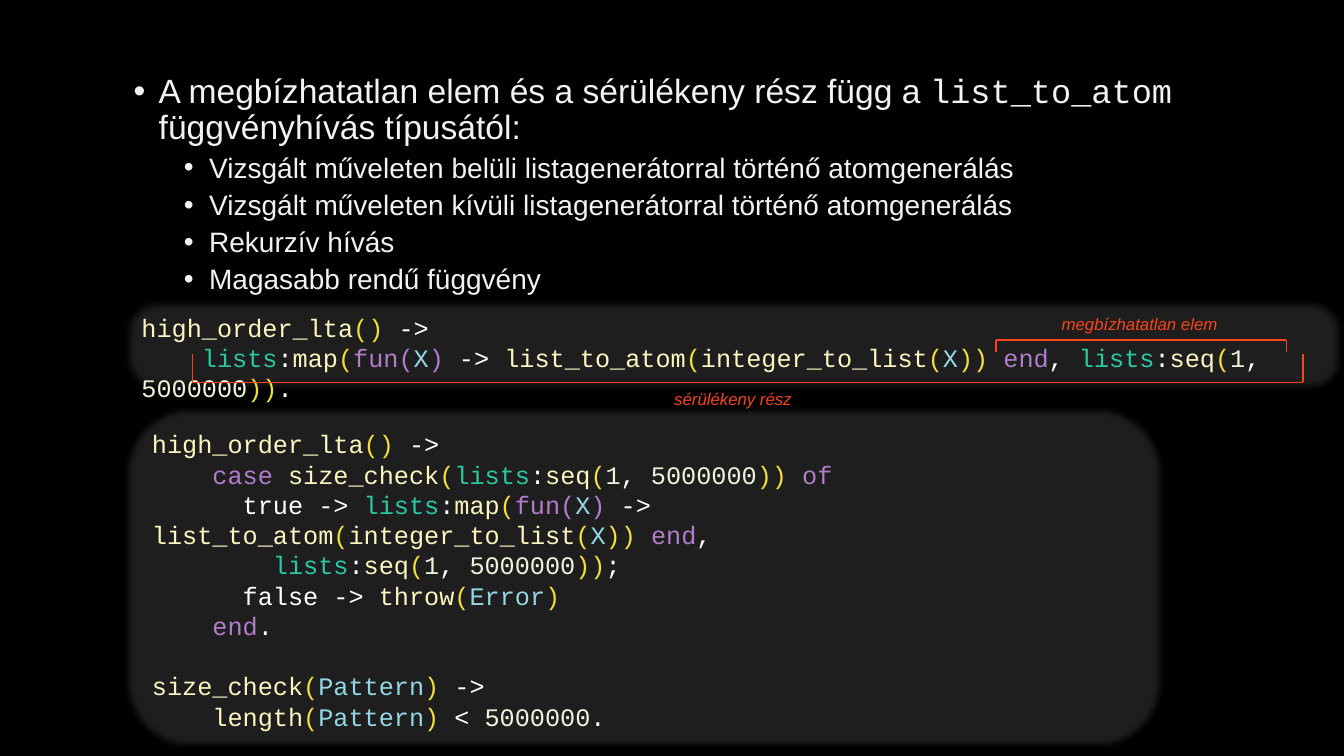
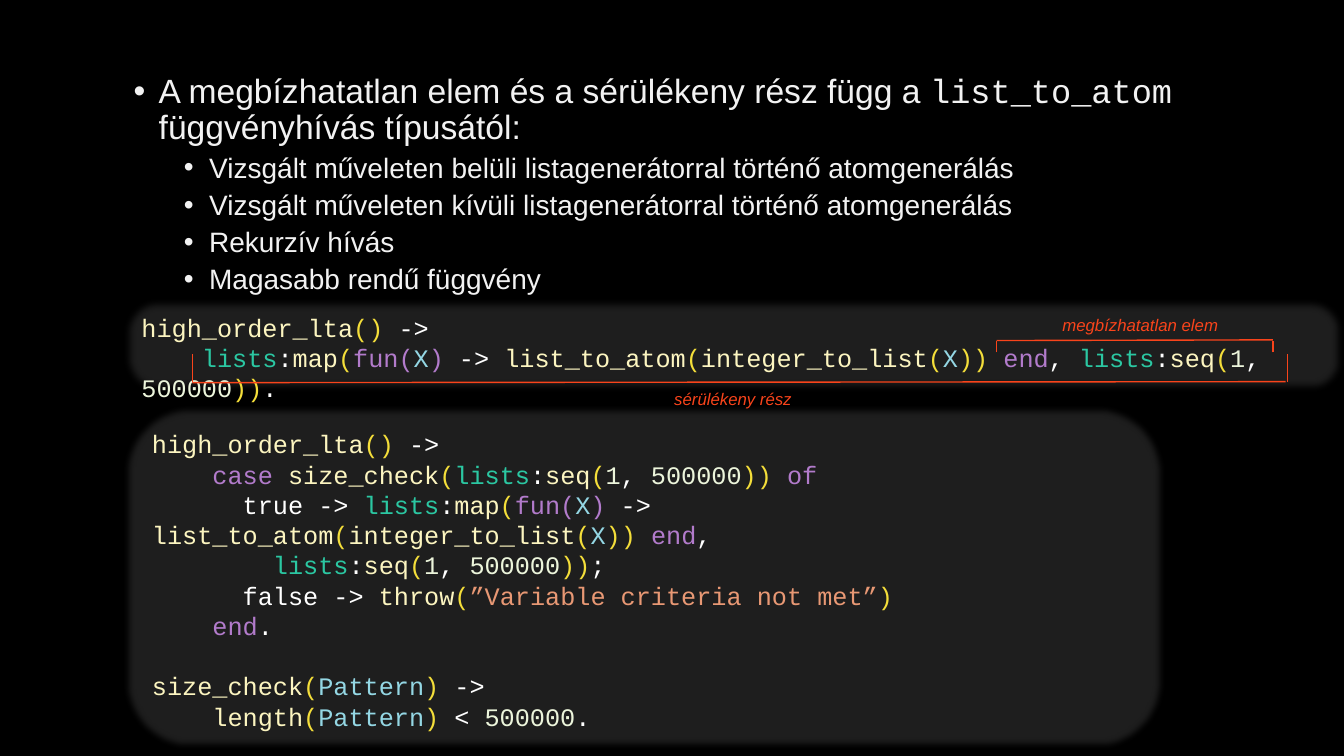
Before and after one commit to juhasznellee/msc_szakdoga, a slide deck: slide 13 of diplomamunka.pptx (slide 10 before the commit). Drawn at 1344x756 pixels with LibreOffice and Linux fonts; fonts in the diff are those of the drawing; background and template pictures are left out. Boxes give left, top, right and bottom in pixels: in the first picture for what was removed or moved away, otherwise in the second. Text is boxed around its words. In the diff, an @@ line names an element or a change of style, - is before the commit and + after.

```diff
--- a/diplomamunka.pptx
+++ b/diplomamunka.pptx
@@ text in rounded rectangle at [141, 349, 1260, 403]: text changed @@
-lists:map(fun(X) -> list_to_atom(integer_to_list(X)) end, lists:seq(1, 5000000)).
+lists:map(fun(X) -> list_to_atom(integer_to_list(X)) end, lists:seq(1, 500000)).
@@ line moved from (996, 340) - (1286, 340) to (997, 341) - (1273, 340) @@
@@ line moved from (1287, 352) - (1287, 340) to (1273, 353) - (1273, 341) @@
@@ line moved from (1304, 382) - (1304, 354) to (1288, 382) - (1288, 355) @@
@@ line moved from (193, 383) - (1304, 383) to (193, 383) - (1286, 382) @@
@@ text in rounded rectangle at [212, 465, 817, 490]: text changed @@
-case size_check(lists:seq(1, 5000000)) of
+case size_check(lists:seq(1, 500000)) of
@@ text in rounded rectangle at [243, 556, 893, 611]: text changed; text colour #FFFFFF to #E89874 @@
-lists:seq(1, 5000000));
-false -> throw(Error)
+lists:seq(1, 500000));
+false -> throw(”Variable criteria not met”)
@@ text in rounded rectangle at [212, 707, 591, 732]: text changed @@
-length(Pattern) < 5000000.
+length(Pattern) < 500000.
```
Also in this commit, not shown: 10 other slides changed, 5 slides added, 2 slides removed.
